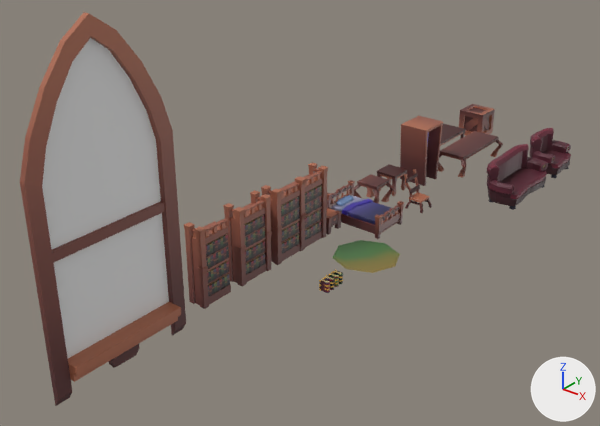
The FBX model LunaProject/Assets/Steven/FBXs/Window.fbx: old version first, new version second.
Rendered twice from a 50 mm camera at (10.8, -13.9, 11.7) aimed at (-2.5, 2.7, 1.4). Arrows for +X, +Y and +Z are at lower right; the lights stay in place. Where no turn or scale is listed for an object, it has been applied to the vertices.
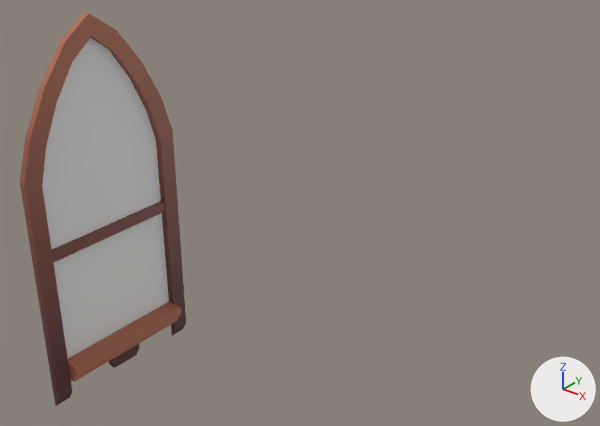
Where the newer file only moved an object's origin or applied its transform, the numbers keep the older frame.

Boxes (x1, y1, x2, y2) around the edits, measured in the pictures (600 x 426 px):
'Bookshelf_2', deleted (brown)
    before: (261, 163, 328, 265)
'Couch_1', deleted (brown)
    before: (487, 144, 548, 210)
'Bookshelf_1', deleted (brown)
    before: (223, 190, 272, 286)
'Door', deleted (brown)
    before: (400, 116, 443, 186)
'Bookshelf_0', deleted (brown)
    before: (184, 219, 231, 309)
'Bed', deleted
    before: (327, 180, 404, 239)
'Rug', deleted
    before: (332, 240, 400, 273)
'Couch_0', deleted (brown)
    before: (529, 128, 571, 178)
'Table_1_B', deleted (brown)
    before: (438, 131, 503, 178)
'Box', deleted (brown)
    before: (459, 104, 495, 136)
'Table_1', deleted (brown)
    before: (354, 174, 395, 203)
'Table_0', deleted (brown)
    before: (377, 164, 407, 196)
'Chair', deleted (brown)
    before: (404, 169, 432, 213)
'Table_0_B', deleted
    before: (440, 124, 466, 146)
'Night Stand', deleted
    before: (326, 199, 341, 235)
'Books.013', deleted
    before: (206, 234, 228, 257)
'Books.015', deleted
    before: (208, 274, 230, 296)
'Books.016', deleted
    before: (207, 261, 229, 283)
'Books.014', deleted
    before: (206, 247, 229, 268)
'Books.004', deleted
    before: (244, 215, 265, 236)
'Books.001', deleted
    before: (245, 241, 265, 261)
'Books.002', deleted
    before: (246, 253, 265, 274)
'Books.003', deleted
    before: (245, 227, 265, 247)
'Books.005', deleted
    before: (281, 197, 299, 216)
'Books.008', deleted
    before: (281, 222, 299, 241)
'Books.012', deleted
    before: (305, 185, 322, 204)
'Books.007', deleted
    before: (282, 234, 299, 253)
'Books.006', deleted
    before: (281, 209, 299, 228)
'Books.009', deleted
    before: (305, 209, 321, 228)
'Books.010', deleted
    before: (305, 221, 321, 240)
'Books.011', deleted
    before: (305, 197, 321, 214)
'Book_1', deleted
    before: (319, 278, 330, 293)
'Book_4', deleted
    before: (328, 272, 339, 287)
'Book_2', deleted
    before: (324, 275, 334, 290)
'Book_3', deleted
    before: (332, 270, 343, 284)

Patch to the scene script:
```diff
--- a/LunaProject/Assets/Steven/FBXs/Window.fbx.py
+++ b/LunaProject/Assets/Steven/FBXs/Window.fbx.py
@@ ob_night_stand @@
-ob_night_stand = bpy.data.objects.new('Night Stand', me_cube_001)
@@ ob_books_015 @@
-ob_books_015 = bpy.data.objects.new('Books.015', me_cube_062)
@@ ob_books_016 @@
-ob_books_016 = bpy.data.objects.new('Books.016', me_cube_063)
@@ ob_rug @@
-ob_rug = bpy.data.objects.new('Rug', me_cylinder)
@@ ob_couch_0 @@
-ob_couch_0 = bpy.data.objects.new('Couch_0', me_cube_027)
@@ ob_books_006 @@
-ob_books_006 = bpy.data.objects.new('Books.006', me_cube_053)
@@ ob_table_1 @@
-ob_table_1 = bpy.data.objects.new('Table_1', me_cube_006)
@@ ob_books_011 @@
-ob_books_011 = bpy.data.objects.new('Books.011', me_cube_058)
@@ ob_books_013 @@
-ob_books_013 = bpy.data.objects.new('Books.013', me_cube_060)
@@ ob_books_003 @@
-ob_books_003 = bpy.data.objects.new('Books.003', me_cube_050)
@@ ob_books_004 @@
-ob_books_004 = bpy.data.objects.new('Books.004', me_cube_051)
@@ ob_couch_1 @@
-ob_couch_1 = bpy.data.objects.new('Couch_1', me_cube_019)
@@ ob_bed @@
-ob_bed = bpy.data.objects.new('Bed', me_cube)
@@ ob_bookshelf_2 @@
-ob_bookshelf_2 = bpy.data.objects.new('Bookshelf_2', me_cube_002)
@@ ob_books_012 @@
-ob_books_012 = bpy.data.objects.new('Books.012', me_cube_059)
@@ ob_book_2 @@
-ob_book_2 = bpy.data.objects.new('Book_2', me_cube_046)
@@ ob_door @@
-ob_door = bpy.data.objects.new('Door', me_cube_008)
@@ ob_table_0 @@
-ob_table_0 = bpy.data.objects.new('Table_0', me_cube_009)
@@ ob_books_009 @@
-ob_books_009 = bpy.data.objects.new('Books.009', me_cube_056)
@@ ob_books_007 @@
-ob_books_007 = bpy.data.objects.new('Books.007', me_cube_054)
@@ ob_books_001 @@
-ob_books_001 = bpy.data.objects.new('Books.001', me_cube_030)
@@ ob_book_1 @@
-ob_book_1 = bpy.data.objects.new('Book_1', me_cube_004)
@@ ob_book_3 @@
-ob_book_3 = bpy.data.objects.new('Book_3', me_cube_007)
@@ ob_book_4 @@
-ob_book_4 = bpy.data.objects.new('Book_4', me_cube_005)
@@ ob_books_014 @@
-ob_books_014 = bpy.data.objects.new('Books.014', me_cube_061)
@@ ob_box @@
-ob_box = bpy.data.objects.new('Box', me_cube_017)
@@ ob_books_002 @@
-ob_books_002 = bpy.data.objects.new('Books.002', me_cube_049)
@@ ob_chair @@
-ob_chair = bpy.data.objects.new('Chair', me_cube_045)
@@ ob_books_005 @@
-ob_books_005 = bpy.data.objects.new('Books.005', me_cube_052)
@@ ob_table_1_b @@
-ob_table_1_b = bpy.data.objects.new('Table_1_B', me_cube_026)
@@ ob_books_010 @@
-ob_books_010 = bpy.data.objects.new('Books.010', me_cube_057)
@@ ob_bookshelf_1 @@
-ob_bookshelf_1 = bpy.data.objects.new('Bookshelf_1', me_cube_023)
@@ ob_books_008 @@
-ob_books_008 = bpy.data.objects.new('Books.008', me_cube_055)
@@ ob_bookshelf_0 @@
-ob_bookshelf_0 = bpy.data.objects.new('Bookshelf_0', me_cube_024)
@@ ob_table_0_b @@
-ob_table_0_b = bpy.data.objects.new('Table_0_B', me_cube_025)
```
